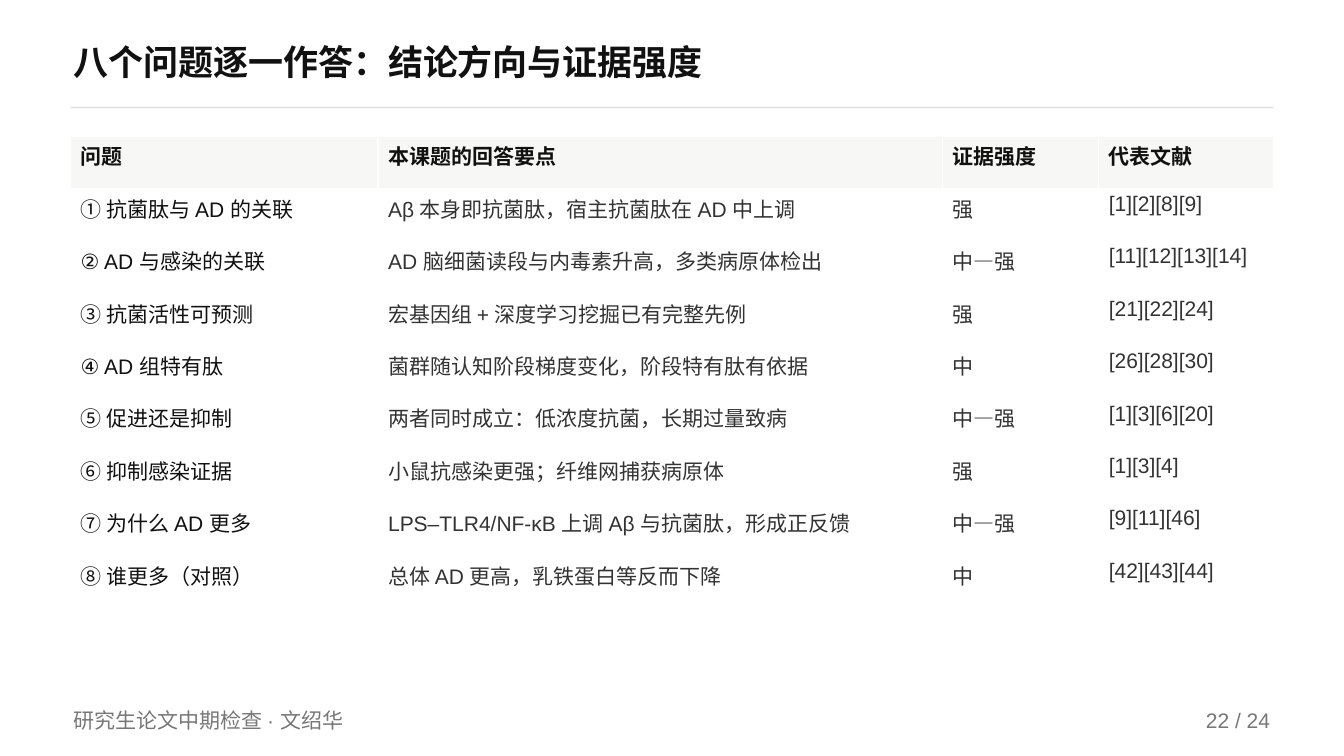
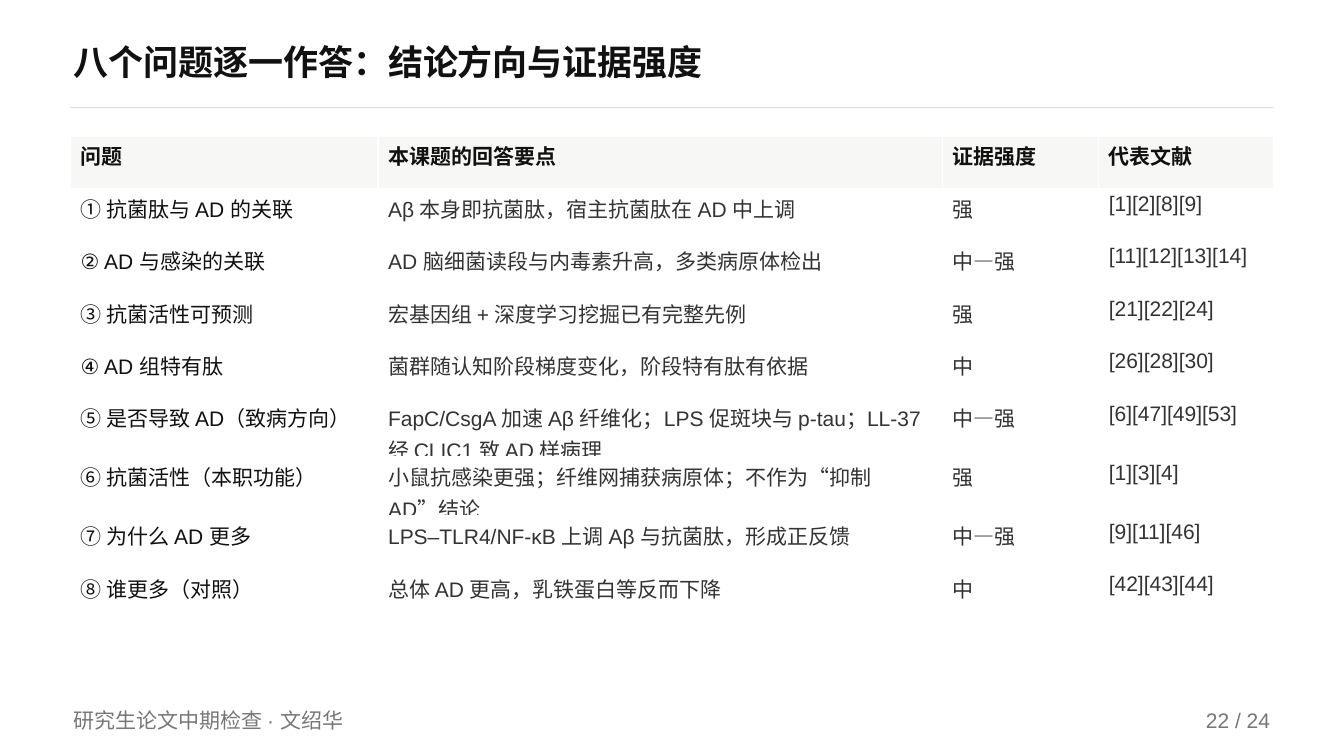
Before and after one commit to mqgg5630-cyber/zhongqi, a slide deck: slide 22 of deliverable/中期答辩_H_nature风.pptx. Drawn at 1344x756 pixels with LibreOffice and Linux fonts; fonts in the diff are those of the drawing. Boxes give left, top, right and bottom in pixels: in the first picture for what was removed or moved away, otherwise in the second. Text is boxed around its words. In the diff, an @@ line names an element or a change of style, - is before the commit and + after.

Commit message:
机制与动力学口径改为致病方向：验证候选抗菌肽是否推动 AD
- mech_refs.py：文献扩到 58 条（新增细菌淀粉样蛋白 FapC/CsgA、LPS 内毒素、
  LL-37 异源寡聚、防御素人群证据，以及 HNP-1/NP-3A 抑制纤维等反向边界），
  第 5 问改为「是否导致 AD（致病方向）」，第 6 问只保留抗菌本职功能
- 机制说明正文/要点卡/三张机制图/机制 docx 同步改为促进成核与聚集的口径
- PPT（H、最终版、A、中间版、中间版2）机制页与备注改为致病方向，M6 表加 3 条先例
- 中期检查表与两份派生 md 同步；4 份 docx 原位重出
- check_ppt / check_layout / check_docx_layout / check_consistency / check_ps1 全通过

```diff
--- a/deliverable/中期答辩_H_nature风.pptx
+++ b/deliverable/中期答辩_H_nature风.pptx
@@ table at (71,136,1273,608) @@
-row 6: ⑤ 促进还是抑制 | 两者同时成立：低浓度抗菌，长期过量致病 | 中—强 | [1][3][6][20]
+row 6: ⑤ 是否导致 AD（致病方向） | FapC/CsgA 加速 Aβ 纤维化；LPS 促斑块与 p-tau；LL-37 经 CLIC1 致 AD 样病理 | 中—强 | [6][47][49][53]
-row 7, column 1: ⑥ 抑制感染证据
+row 7, column 1: ⑥ 抗菌活性（本职功能）
-row 7, column 2: 小鼠抗感染更强；纤维网捕获病原体
+row 7, column 2: 小鼠抗感染更强；纤维网捕获病原体；不作为“抑制 AD”结论
```
Also in this commit, not shown: 5 other slides changed, 27 other files.
